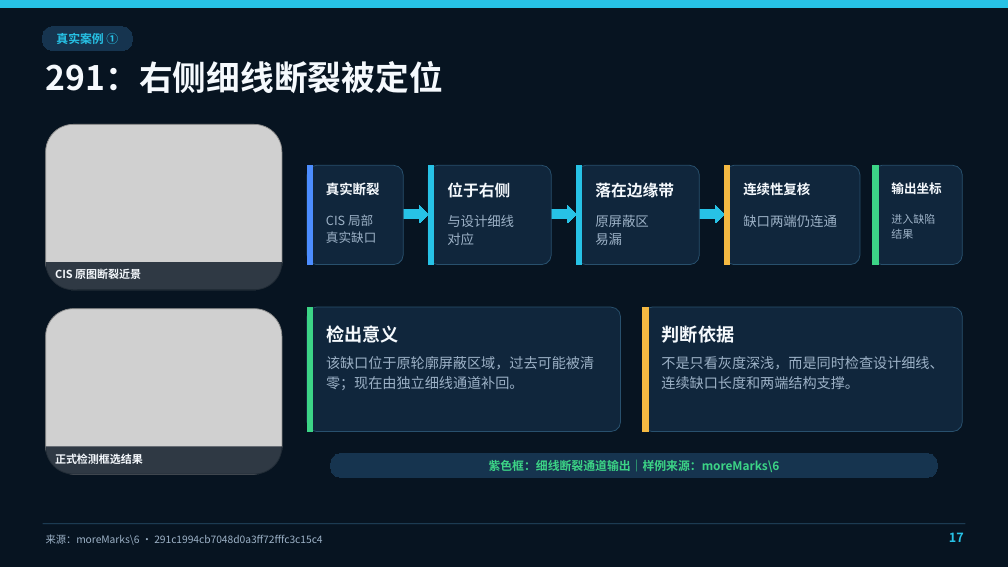
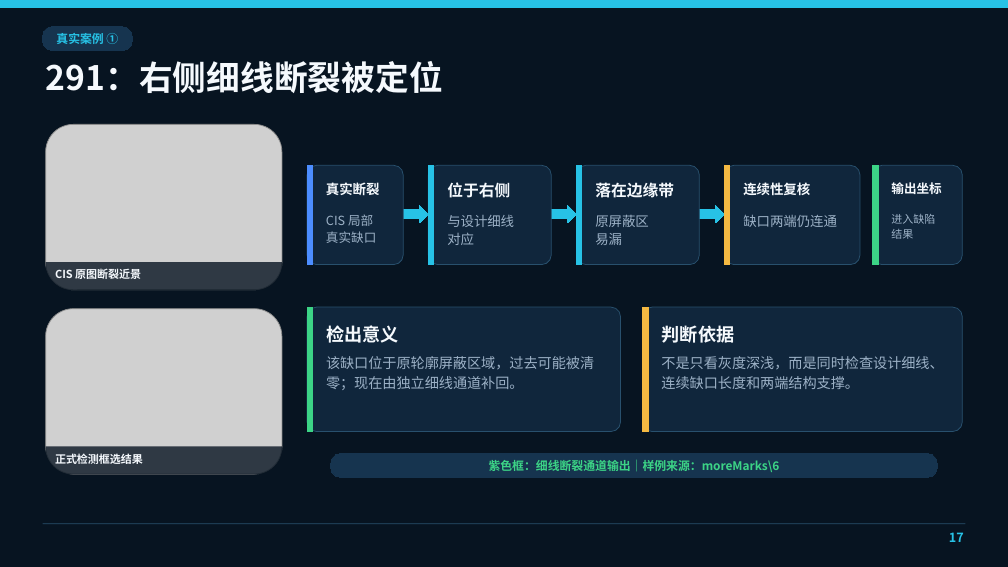
Before and after one commit to Kevin-ykg/CIS_WebInspector, a slide deck: slide 17 of outputs/CIS_WebInspector项目技术汇报.pptx. Drawn at 1008x567 pixels with LibreOffice and Linux fonts; fonts in the diff are those of the drawing; grey boxes stand for pictures. Boxes give left, top, right and bottom in pixels: in the first picture for what was removed or moved away, otherwise in the second. Text is boxed around its words. In the diff, an @@ line names an element or a change of style, - is before the commit and + after.

```diff
--- a/outputs/CIS_WebInspector项目技术汇报.pptx
+++ b/outputs/CIS_WebInspector项目技术汇报.pptx
@@ text removed at [46, 534, 322, 545] @@
-来源：moreMarks\6 · 291c1994cb7048d0a3ff72fffc3c15c4
```
Also in this commit, not shown: 22 other slides changed, 10 other files.
